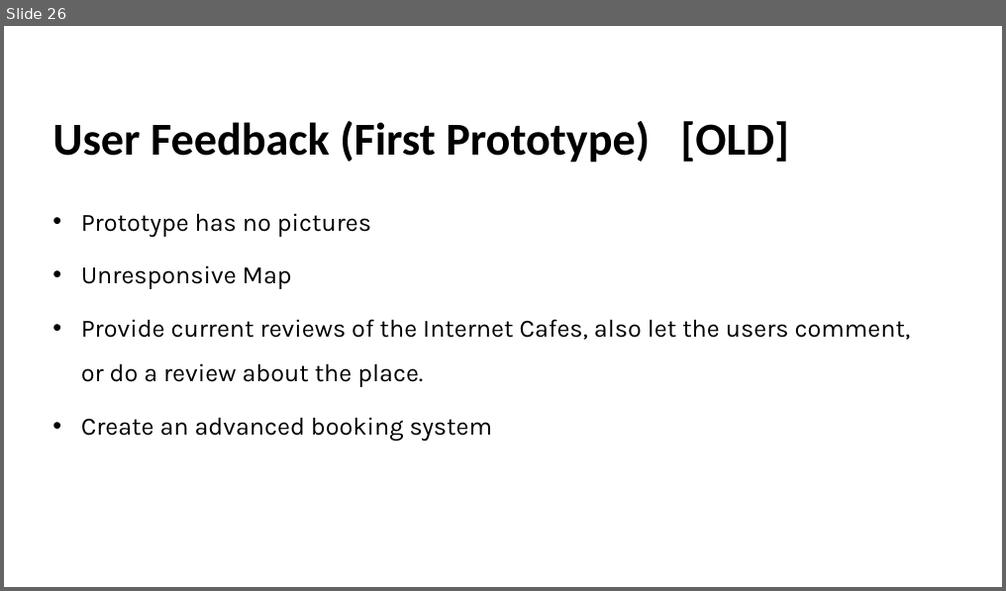
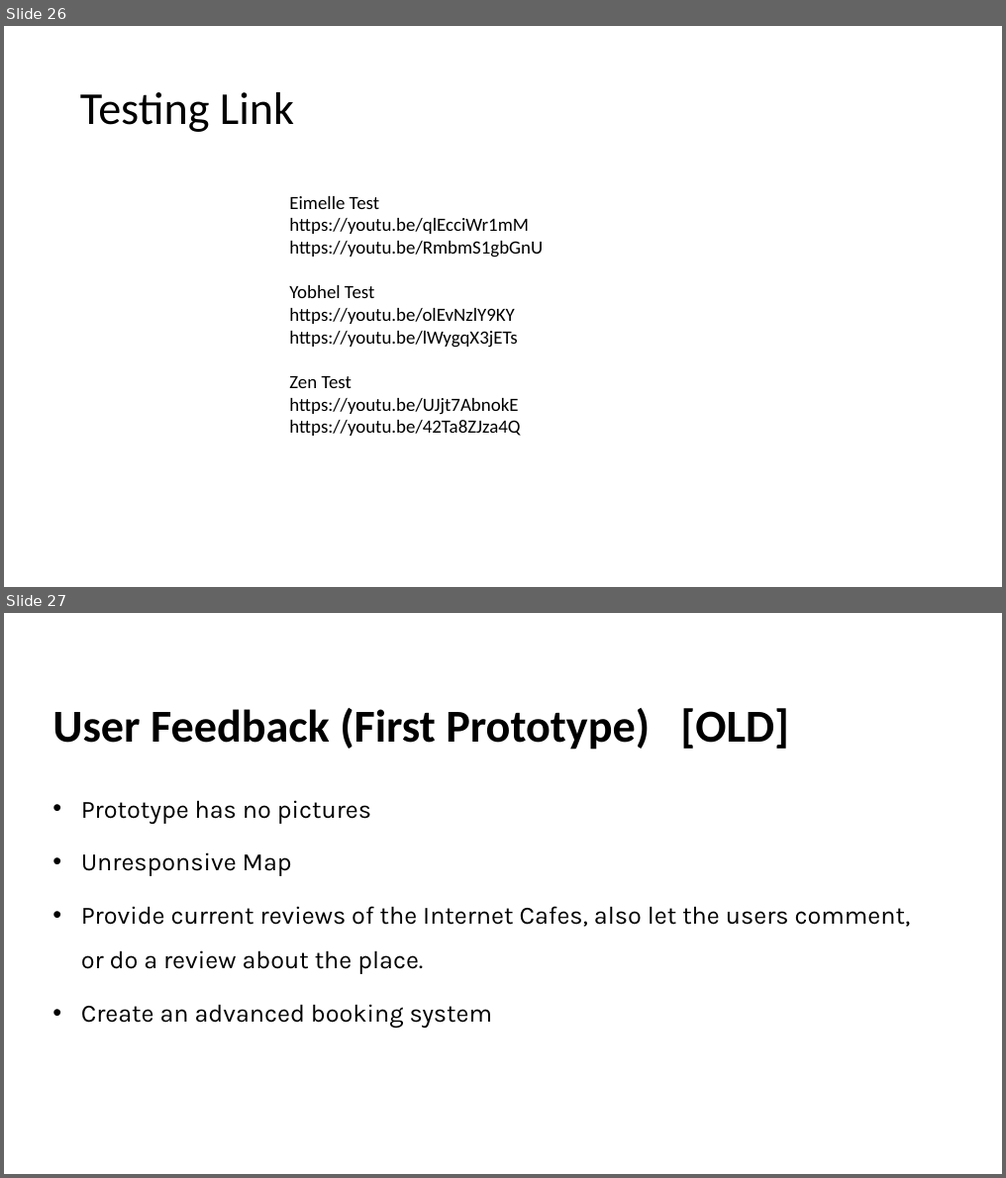
Before and after one commit to dbeler2/userdessf181-A1-dbeler2-jbermudo, a slide deck: userdes.pptx. Shown one above the other, each under a label of ours: slide 26 before the commit, slides 26 and 27 after it. The pictures are 1006x591 and 1006x1178 pixels, drawn with LibreOffice and Linux fonts; fonts in the diff are those of the drawing. Boxes give left, top, right and bottom in pixels: in the first picture for what was removed or moved away, otherwise in the second. Text is boxed around its words. In the diff, an @@ line names an element or a change of style, - is before the commit and + after.

Commit message:
insert link

```diff
--- a/userdes.pptx
+++ b/userdes.pptx
@@ slide 26 added at (4,26,1002,587), background #FFFFFF @@
@@ title added at (80,92,294,132), 44 pt, text #000000 @@
+Testing Link
@@ text added at (289,196,543,436), 18 pt, text #000000 @@
+Eimelle Test
+https://youtu.be/qlEcciWr1mM
+https://youtu.be/RmbmS1gbGnU
+Yobhel Test
+https://youtu.be/olEvNzlY9KY
+https://youtu.be/lWygqX3jETs
+Zen Test
+https://youtu.be/UJjt7AbnokE
+https://youtu.be/42Ta8ZJza4Q
@@ what was slide 26 is now slide 27 @@
```
